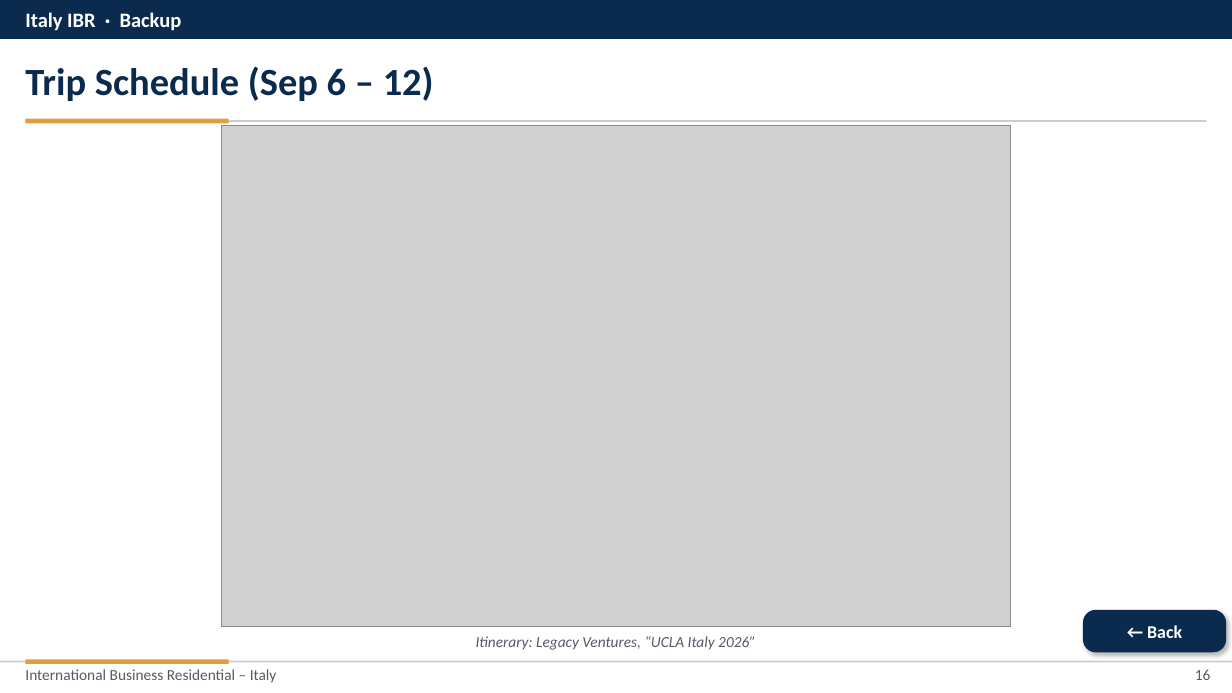
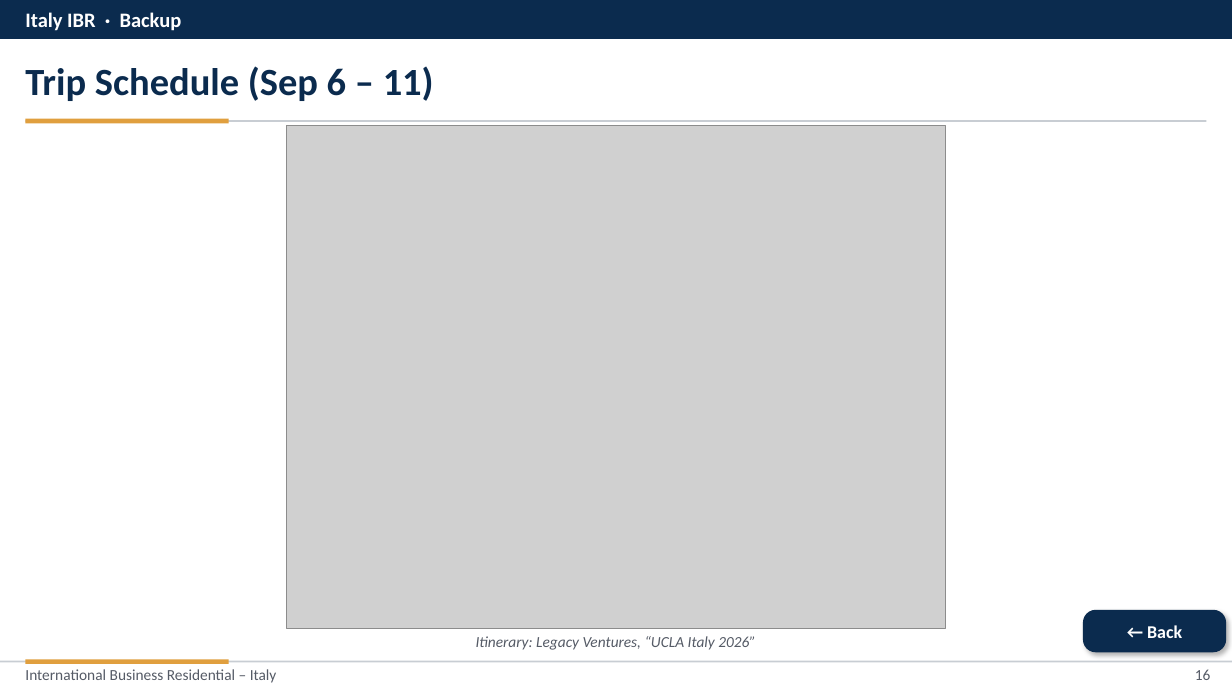
Before and after one commit to nvoigtla/Teaching, a slide deck: slide 16 of Italy IBR/Class 2/Class 2 - Revised.pptx. Drawn at 1232x693 pixels with LibreOffice and Linux fonts; fonts in the diff are those of the drawing; grey boxes stand for pictures. Boxes give left, top, right and bottom in pixels: in the first picture for what was removed or moved away, otherwise in the second. Text is boxed around its words. In the diff, an @@ line names an element or a change of style, - is before the commit and + after.

```diff
--- a/Italy IBR/Class 2/Class 2 - Revised.pptx
+++ b/Italy IBR/Class 2/Class 2 - Revised.pptx
@@ text at (25,66,434,101): text changed @@
-Trip Schedule (Sep 6 – 12)
+Trip Schedule (Sep 6 – 11)
@@ picture: place and size @@
-picture at (222,126,1010,627)
+picture at (287,126,946,628)
```
Also in this commit, not shown: 3 other slides changed, 4 other files.
